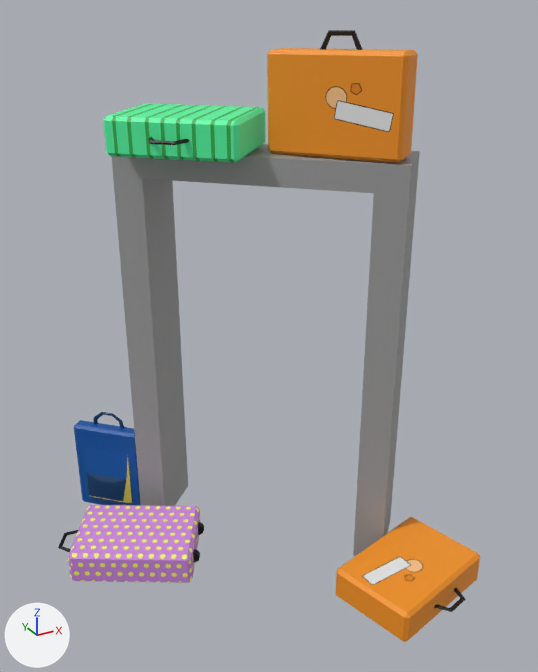
A saved change to the FBX model Flockpit/Assets/Models/SM_Hub_Doorway_02.fbx.
Camera for both pictures: a camera (50 mm lens) standing at (0.75, -1.26, 3.86) and looking at (2.97, 2.78, 1.84). Lighting does not change. The marker at lower left points along +X, +Y and +Z. Where no turn or scale is listed for an object, it has been applied to the vertices.

Names of what the first picture shows: 'SM_Baggage_Bag_01', 'SM_Baggage_Bag_02', 'SM_Baggage_Bag_03', 'SM_Hub_Doorway_02', 'pasted__SM_Baggage_Bag_01', 'pasted__pasted__SM_Baggage_Bag_01'.
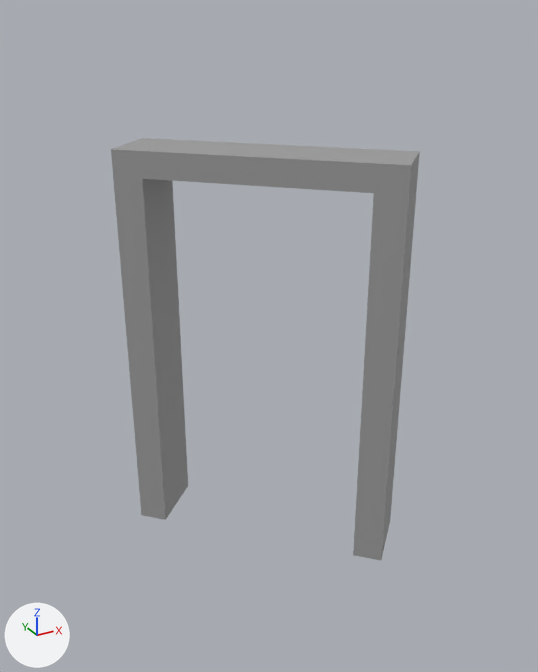
The newer file is also rescaled (x7.061), turned or shifted as a whole; pictures and numbers use the older file's frame.

What the commit changed:
Object 'pasted__SM_Baggage_Bag_01' (ob_pasted__sm_baggage_bag_01) is deleted.
Object 'SM_Baggage_Bag_01' (ob_sm_baggage_bag_01) is deleted.
Object 'SM_Baggage_Bag_02' (ob_sm_baggage_bag_02) is deleted.
Object 'pasted__pasted__SM_Baggage_Bag_01' (ob_pasted__pasted__sm_baggage_bag_01) is deleted.
Object 'SM_Baggage_Bag_03' (ob_sm_baggage_bag_03) is deleted.

Where the change shows, as pixel boxes (x1, y1, x2, y2) in the pictures (538 x 672 px):
'pasted__SM_Baggage_Bag_01', deleted (orange)
    before: (267, 30, 418, 163)
'SM_Baggage_Bag_01', deleted (orange)
    before: (336, 517, 480, 642)
'SM_Baggage_Bag_02', deleted (purple)
    before: (58, 505, 204, 583)
'pasted__pasted__SM_Baggage_Bag_01', deleted (green)
    before: (103, 103, 266, 163)
'SM_Baggage_Bag_03', deleted (blue)
    before: (74, 412, 141, 505)
